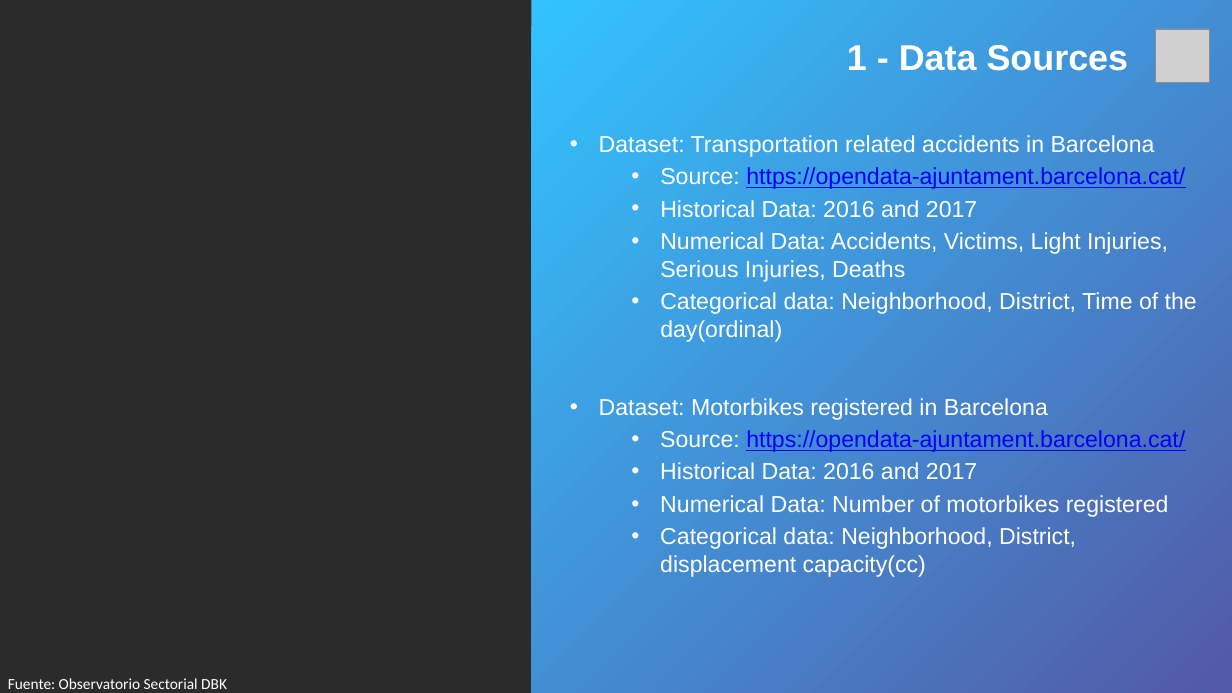
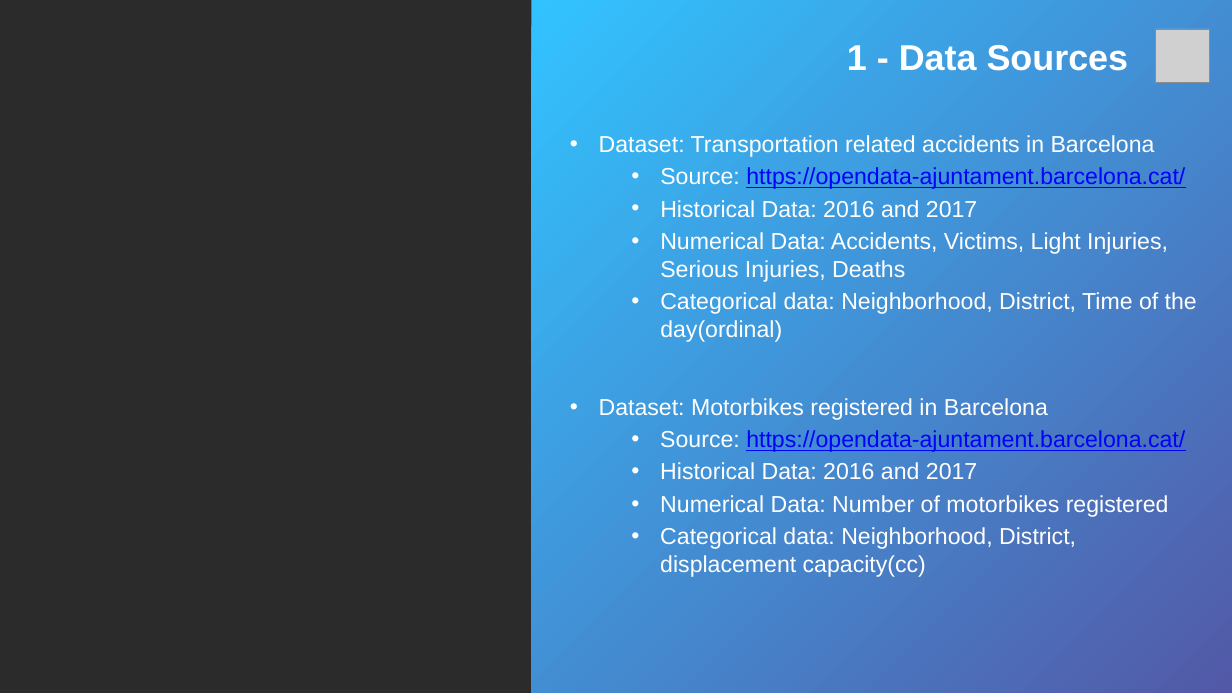
Before and after one commit to fyuji88/Project-Week-2-Barcelona, a slide deck: slide 5 of group7_transportation.pptx. Drawn at 1232x693 pixels with LibreOffice and Linux fonts; fonts in the diff are those of the drawing; grey boxes stand for pictures; background and template pictures are left out; a plain dark background stands for a picture behind light text. Boxes give left, top, right and bottom in pixels: in the first picture for what was removed or moved away, otherwise in the second. Text is boxed around its words. In the diff, an @@ line names an element or a change of style, - is before the commit and + after.

```diff
--- a/group7_transportation.pptx
+++ b/group7_transportation.pptx
@@ text removed at [8, 678, 227, 689] @@
-Fuente: Observatorio Sectorial DBK
```
Also in this commit, not shown: 6 other slides changed, 3 other files.
